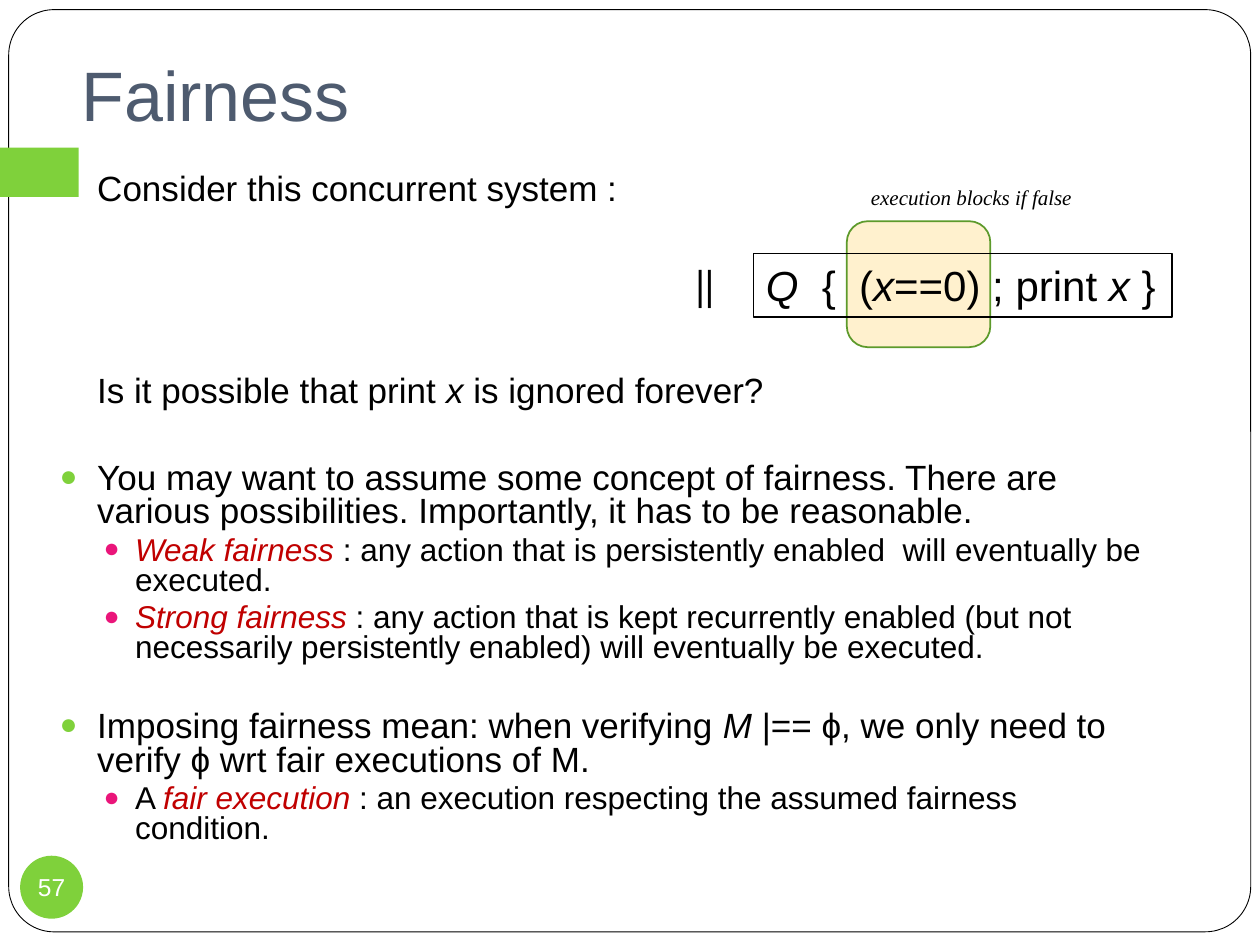
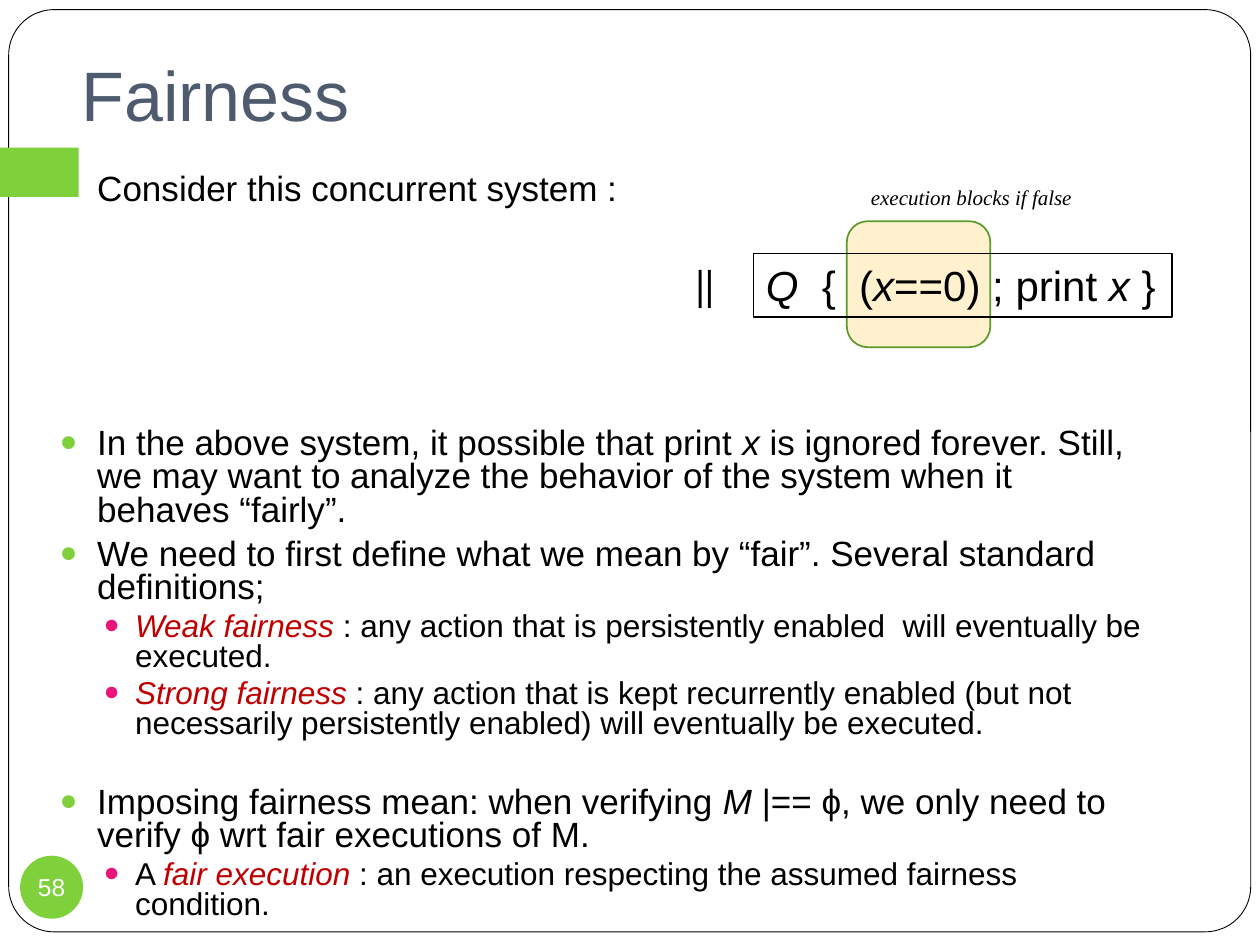
Before and after one commit to wooshrow/infopv, a slide deck: slide 58 of slides/PV_ltl.pptx (slide 57 before the commit). Drawn at 1260x945 pixels with LibreOffice and Linux fonts; fonts in the diff are those of the drawing; background and template pictures are left out. Boxes give left, top, right and bottom in pixels: in the first picture for what was removed or moved away, otherwise in the second. Text is boxed around its words. In the diff, an @@ line names an element or a change of style, - is before the commit and + after.

```diff
--- a/slides/PV_ltl.pptx
+++ b/slides/PV_ltl.pptx
@@ text at (x1=97, y1=175, x2=1124, y2=604): text changed @@
-● Consider this concurrent system :
-  Is it possible that print x is ignored forever?
-● You may want to assume some concept of fairness. There are various possibilities. Importantly, it has to be reasonable.
+● Consider this concurrent system :
+● In the above system, it possible that print x is ignored forever. Still, we may want to analyze the behavior of the system when it behaves “fairly”.
+● We need to first define what we mean by “fair”. Several standard definitions;
@@ page number at (x1=38, y1=879, x2=65, y2=897): text changed @@
-57
+58
```
Also in this commit, not shown: 20 other slides changed, 1 slide added, 1 other file.
